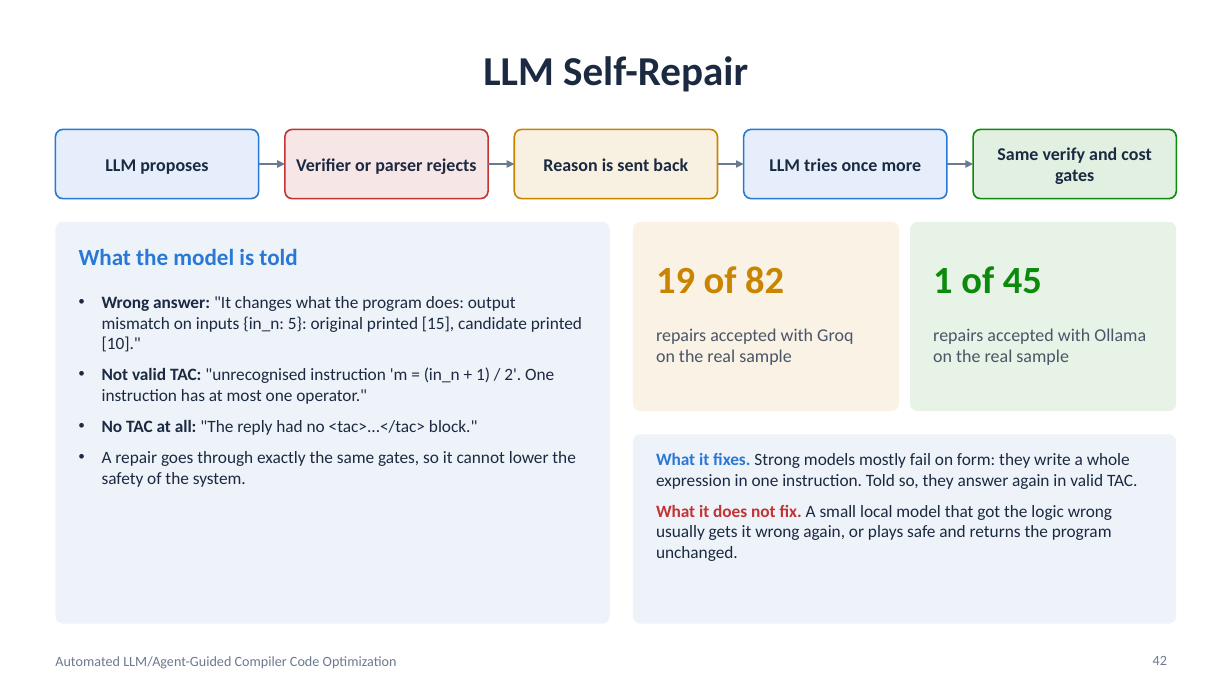
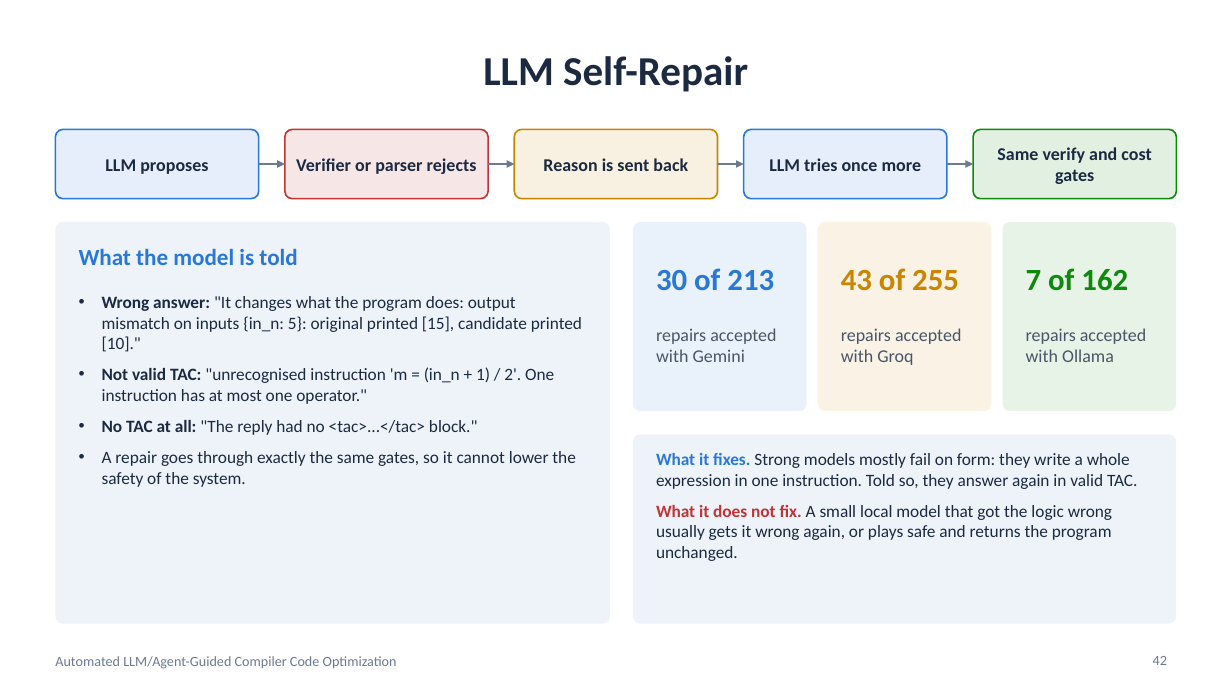
Before and after one commit to adarshhsharmaa-rgb/LLM-based-Compiler-Code-Optimization, a slide deck: slide 42 of project_ppt_24bce2972_review3.pptx. Drawn at 1232x693 pixels with LibreOffice and Linux fonts; fonts in the diff are those of the drawing. Boxes give left, top, right and bottom in pixels: in the first picture for what was removed or moved away, otherwise in the second. Text is boxed around its words. In the diff, an @@ line names an element or a change of style, - is before the commit and + after.

```diff
--- a/project_ppt_24bce2972_review3.pptx
+++ b/project_ppt_24bce2972_review3.pptx
@@ rounded rectangle: place and size @@
-rounded rectangle at [633,222,899,411]
+rounded rectangle at [633,222,807,411]
@@ rounded rectangle at [633,222,807,411]: fill #C98500 at 10% opacity to #2A78D6 at 10% opacity; proportions changed @@
@@ rounded rectangle: place and size @@
-rounded rectangle at [910,222,1177,411]
+rounded rectangle at [818,222,992,411]
@@ rounded rectangle at [818,222,992,411]: fill #0B8A0B at 10% opacity to #C98500 at 10% opacity; proportions changed @@
@@ rounded rectangle added at [1003,222,1177,411], fill #0B8A0B at 10% opacity @@
@@ text at [656,268,774,290]: text changed; size 30 to 24 pt; text colour #C98500 to #2A78D6 @@
-19 of 82
+30 of 213
@@ text at [841,268,959,291]: text changed; size 30 to 24 pt; text colour #0B8A0B to #C98500 @@
-1 of 45
+43 of 255
@@ text added at [1026,268,1128,291], 24 pt, text #0B8A0B, bold @@
+7 of 162
@@ text at [656,328,776,362]: text changed @@
-repairs accepted with Groq on the real sample
+repairs accepted with Gemini
@@ text at [841,328,961,365]: text changed @@
-repairs accepted with Ollama on the real sample
+repairs accepted with Groq
@@ text added at [1026,328,1146,362], 14 pt, text #4A5568 @@
+repairs accepted with Ollama
```
Also in this commit, not shown: 7 other slides changed, 2 other files.
